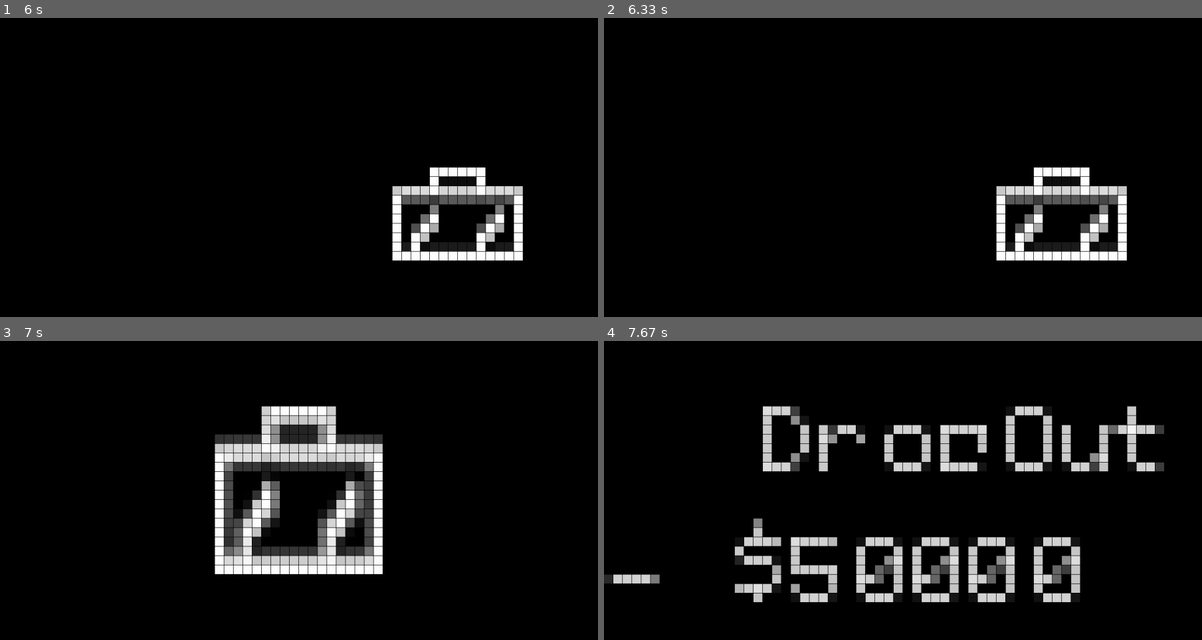
Above: before the commit, frames 1-4 (two rows, left to right).
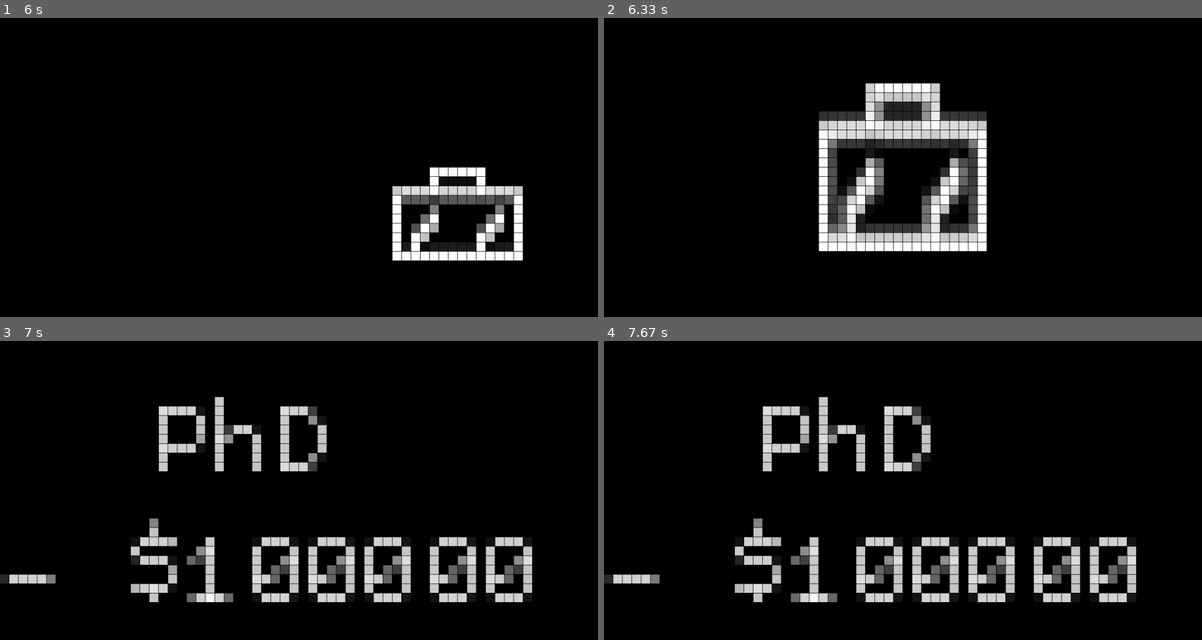
Above: after the commit, the same moments.

Repository: TerenceGrover/tamagotchi
Game: pygame game, started from script.py
Two runs of this game, one before a commit and one after it. Both use one fixed random seed, a clock stepped at 60 frames per second and the inputs below.
Inputs:
- Up to frame 1 (6 s): hold S 0.33-0.8 s; hold D 0.83-1.47 s; hold S 1.5-1.87 s; hold D 1.9-2.37 s; hold D 2.4-2.87 s; hold S 2.9-3.2 s; hold D 3.23-3.87 s; hold S 3.9-4.27 s; hold D 4.3-4.77 s; hold D 4.8-5.27 s; hold S 5.3-5.6 s
- Up to frame 2 (6.33 s): no input
- Up to frame 3 (7 s): no input
- Up to frame 4 (7.67 s): no input

Frame 1 is identical in both runs. In frame 2, 15% of the frame differs, in the area x 35-88%, y 21-82%; in frame 3, 17%, in the area x 0-89%, y 18-88%; in frame 4, 6.5%.

Commit message:
org: education relocated

Diff:
--- /dev/null
+++ b/core/minigames/education.py
@@ -0,0 +1,53 @@
+import random
+import pygame
+
+def handle_education_input(states, controls):
+    """
+    Handle input and navigation logic for the education mini-game.
+    """
+    if states.animation_frame is None:
+        # Navigate between suitcases
+        if controls.right_button:
+            states.selected_point_index = (states.selected_point_index + 1) % 2
+
+        # Select a suitcase to start the animation
+        if controls.center_button:
+            states.animation_frame = 0
+            education_options = {
+                0: {"level": "HS", "loan": 5000},    # Suitcase 0
+                1: {"level": "BSc", "loan": 20000}, # Suitcase 1
+                2: {"level": "MSc", "loan": 50000}, # Suitcase 2
+                3: {"level": "PhD", "loan": 100000} # Suitcase 3
+            }
+            selected = education_options.get(states.selected_point_index, {})
+            states.selected_level = selected.get("level", "DropOut")
+            states.student_loan = selected.get("loan", random.choice([0, 1000, 2000]))
+
+    elif states.animation_frame <= 2:
+        # Advance animation frames
+        pygame.time.delay(500)
+        states.animation_frame += 1
+
+    else:
+        # Wait for button press to return home
+        if controls.left_button:
+            states.update_education(states.selected_level, states.student_loan)
+            states.animation_frame = None
+            states.transition_to_screen("home_screen")
+
+
+def render_education_screen(graphics, states):
+    """
+    Render the education mini-game, including animations.
+    """
+    if states.animation_frame is None:
+        # Render the mini-game screen
+        graphics.draw_education_screen(states.selected_point_index)
+    elif states.animation_frame <= 2:
+        # Handle animation frames
+        graphics.draw_education_animation(
+            states.selected_point_index,
+            states.animation_frame,
+            states.selected_level,
+            states.student_loan
+        )
--- a/script.py
+++ b/script.py
@@ -3,9 +3,8 @@
 from core.controls import Controls
 from core.states import States
 from core.stats import Stats
-import random
 from core.minigames.platformer import update_platforms, check_goal_reached, handle_input, draw_platformer, calculate_jump_curve
-
+from core.minigames.education import handle_education_input, render_education_screen
 
 # Constants
 MATRIX_WIDTH = 64
@@ -13,17 +12,6 @@
 PIXEL_SIZE = 20
 FPS = 30
 
-import pygame
-from core.graphics import Graphics
-from core.controls import Controls
-from core.states import States
-from core.stats import Stats
-
-# Constants
-MATRIX_WIDTH = 64
-MATRIX_HEIGHT = 32
-PIXEL_SIZE = 20
-FPS = 30
 
 def main():
     pygame.init()
@@ -77,44 +65,16 @@
                 states.transition_to_screen("home_screen")
 
         elif states.current_screen == "education_screen":
-            if states.animation_frame is None:
-                # Render the mini-game screen
-                graphics.draw_education_screen(states.selected_point_index)
-
-                # Navigate between suitcases
-                if controls.right_button:
-                    states.selected_point_index = (states.selected_point_index + 1) % 2
-
-                # Select a suitcase to start the animation
-                if controls.center_button:
-                    states.animation_frame = 0
-                    states.selected_level = random.choice(["HS", "BSc", "MSc", "PhD", "DropOut"])
-                    states.student_loan = random.choice([5000, 20000, 50000, 100000])
-
-            elif states.animation_frame <= 2:
-                # Handle animation frames
-                graphics.draw_education_animation(states.selected_point_index, states.animation_frame,
-                                                states.selected_level, states.student_loan)
-
-                # Advance animation frame
-                pygame.time.delay(500)  # Adjust delay as needed
-                states.animation_frame += 1
-
-                # Reset after animation
-            else:
-                # change only on button press
-                if controls.left_button:
-                    states.update_education(states.selected_level, states.student_loan)
-                    states.animation_frame = None
-                    states.transition_to_screen("home_screen")
+            handle_education_input(states, controls)
+            render_education_screen(graphics, states)
 
         elif states.current_screen == "food_screen":
             if not states.platformer_state:
                 states.start_platformer()
 
             if not states.platformer_state["minigame_ended"]:
-                            # Create jump curve
-                jump_curve = calculate_jump_curve(duration=12, peak_height=2,)
+                # Create jump curve
+                jump_curve = calculate_jump_curve(duration=12, peak_height=2)
 
                 # Call update_platforms with the jump curve
                 update_platforms(states.platformer_state, jump_curve)
@@ -126,7 +86,6 @@
             if states.platformer_state["minigame_ended"]:
                 states.reset_platformer()
                 states.transition_to_screen("home_screen")
-
 
         elif states.current_screen in states.point_screens:
             graphics.clear_screen()
